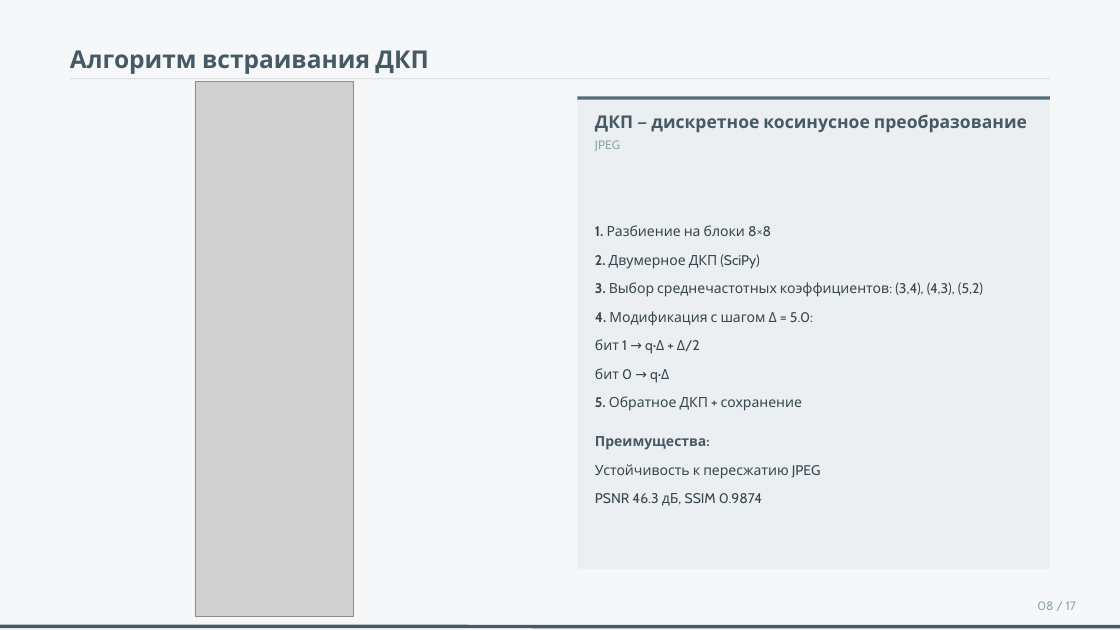
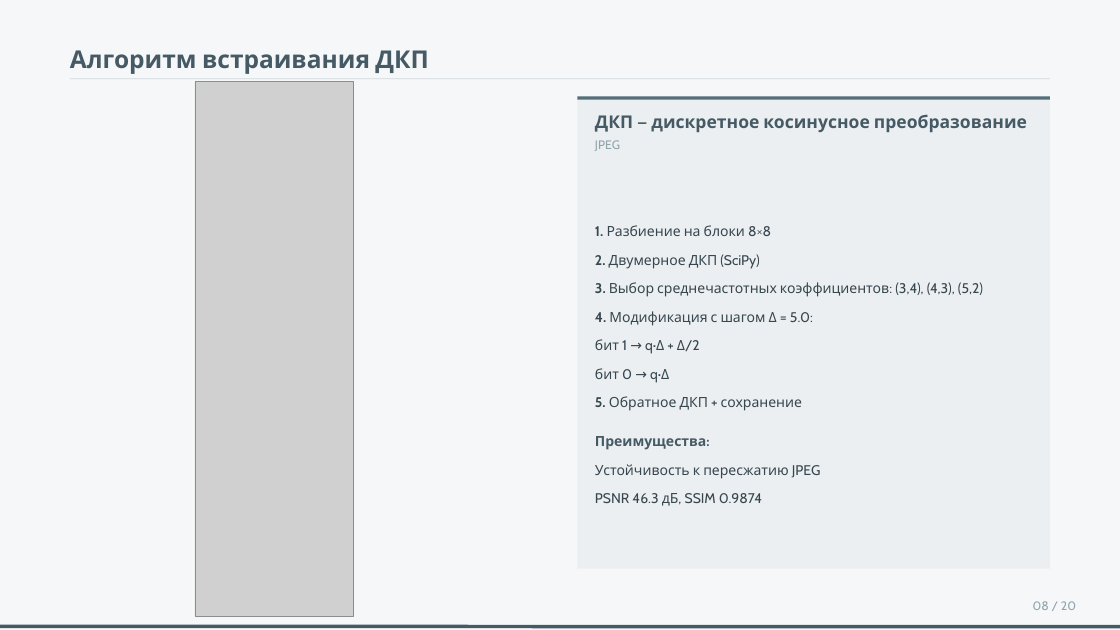
Before and after one commit to goorst/govno2, a slide deck: slide 8 of преза ВКР.pptx. Drawn at 1120x630 pixels with LibreOffice and Linux fonts; fonts in the diff are those of the drawing; grey boxes stand for pictures. Boxes give left, top, right and bottom in pixels: in the first picture for what was removed or moved away, otherwise in the second. Text is boxed around its words. In the diff, an @@ line names an element or a change of style, - is before the commit and + after.

```diff
--- a/преза ВКР.pptx
+++ b/преза ВКР.pptx
@@ text at (x1=1033, y1=601, x2=1076, y2=610): text changed @@
-08 / 17
+08 / 20
```
Also in this commit, not shown: 16 other slides changed, 2 slides added, 1 other file.
